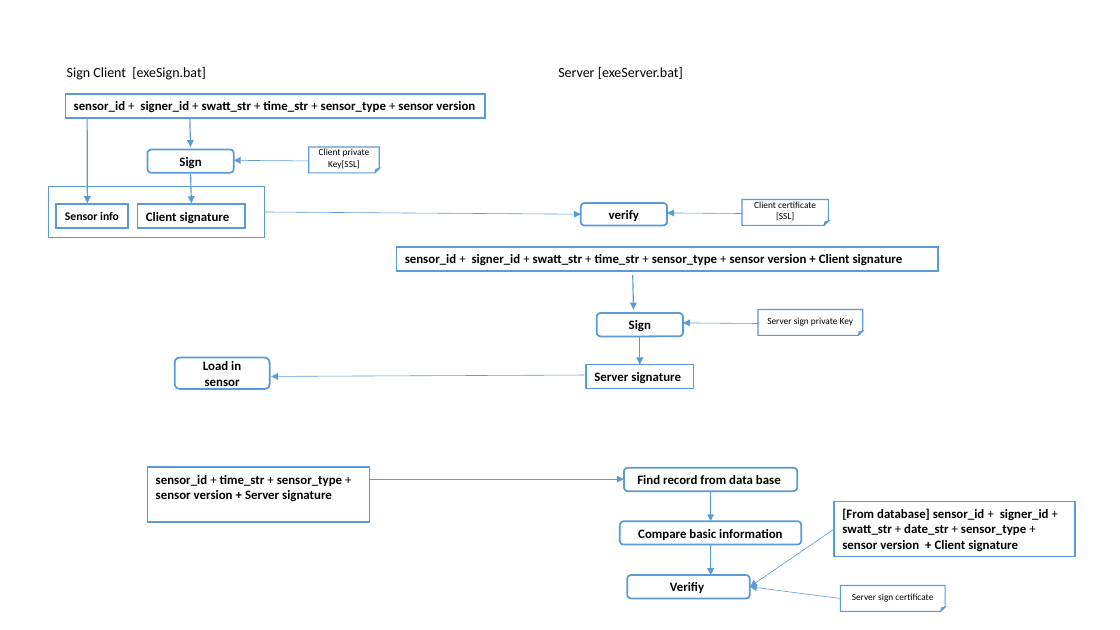
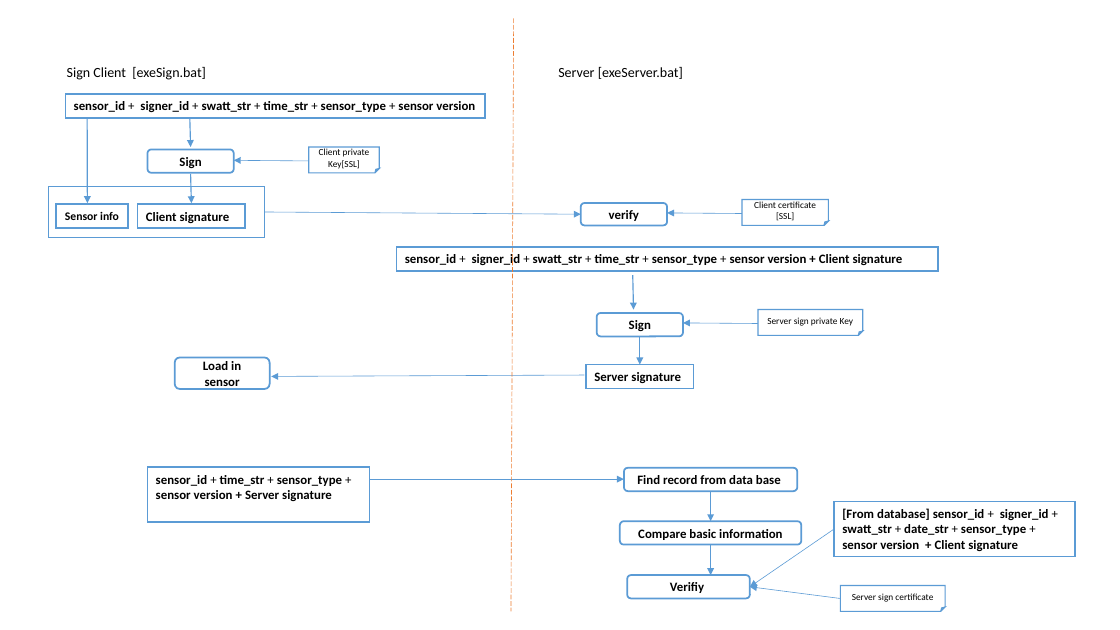
Before and after one commit to LiuYuancheng/Xandar_Sensor_IOT, a slide deck: slide 3 of doc/firmwaresignWF.pptx. Drawn at 1120x630 pixels with LibreOffice and Linux fonts; fonts in the diff are those of the drawing. Boxes give left, top, right and bottom in pixels: in the first picture for what was removed or moved away, otherwise in the second. Text is boxed around its words. In the diff, an @@ line names an element or a change of style, - is before the commit and + after.

```diff
--- a/doc/firmwaresignWF.pptx
+++ b/doc/firmwaresignWF.pptx
@@ line added from (513, 18) to (511, 612), #ED7D31 0.5 pt dashed @@
```
Also in this commit, not shown: 2 other slides changed, 1 slide added, 1 other file.
